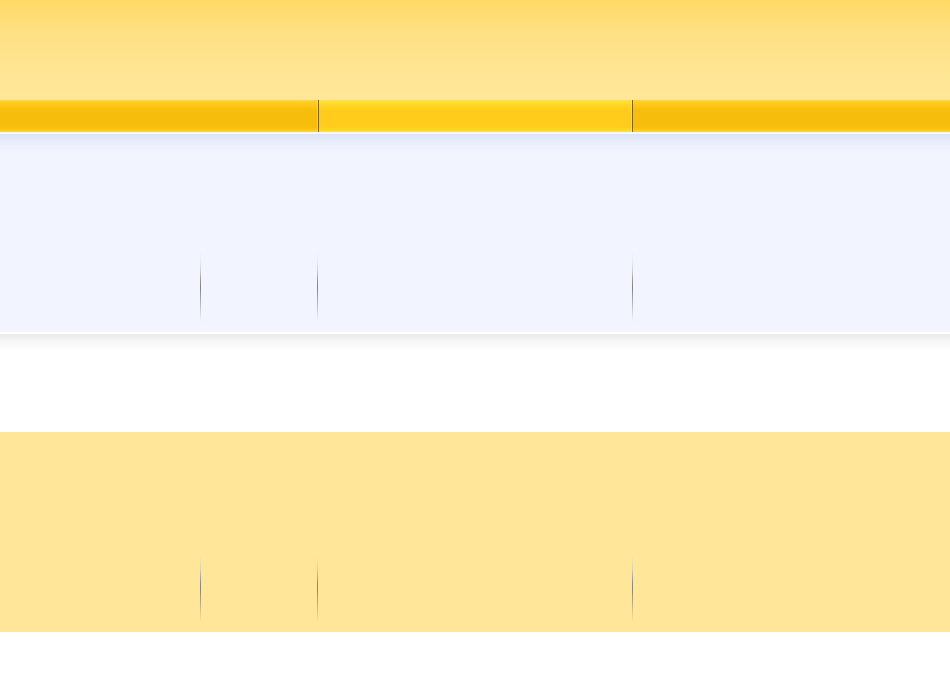
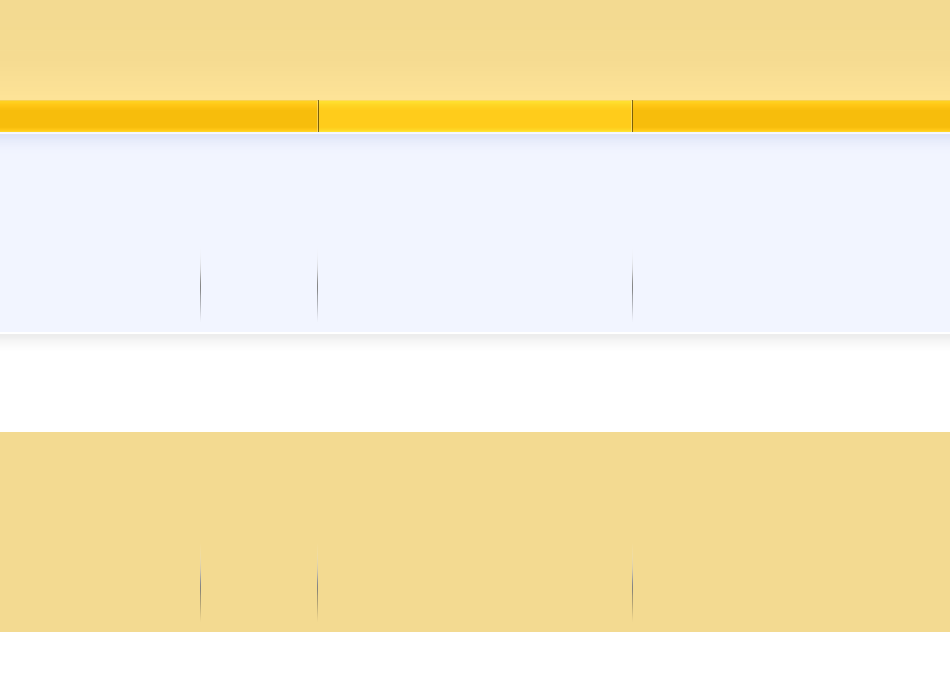
The second (950, 696) image is a revision of the first. Changes to its layers:
painted on "header" over [left=0, top=0, right=950, bottom=100]
painted on "footer widgets" over [left=0, top=432, right=950, bottom=532]
painted on "footer boxes" over [left=0, top=532, right=950, bottom=632]
